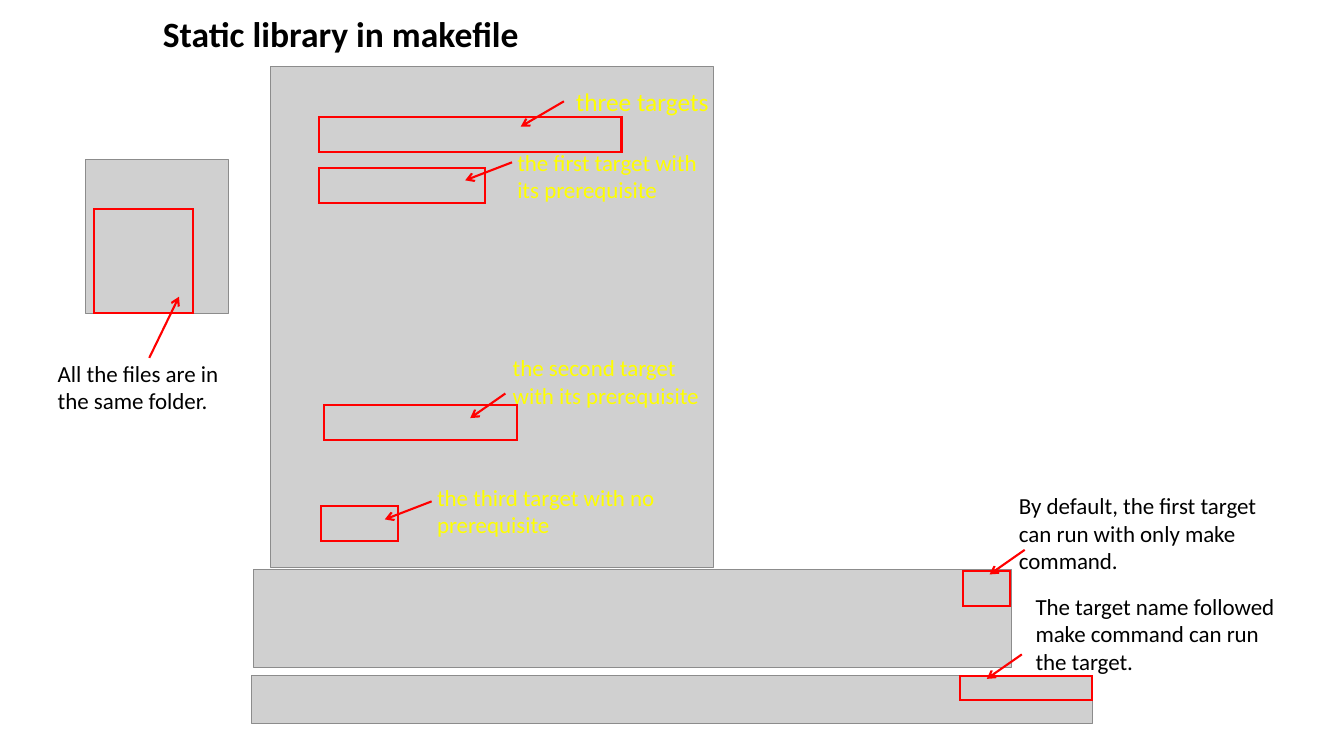
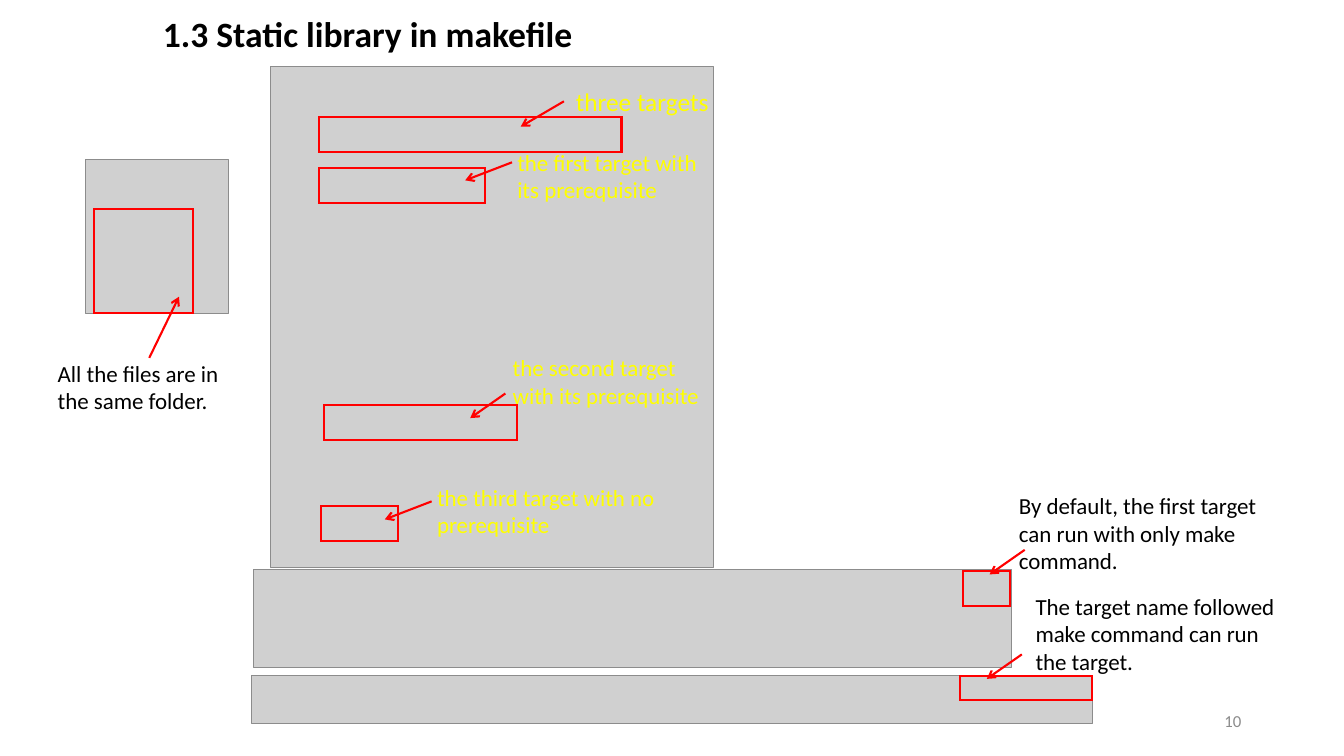
Before and after one commit to ShiqiYu/CPP, a slide deck: slide 10 of week06/Lab06.pptx (slide 9 before the commit). Drawn at 1344x756 pixels with LibreOffice and Linux fonts; fonts in the diff are those of the drawing; grey boxes stand for pictures; background and template pictures are left out. Boxes give left, top, right and bottom in pixels: in the first picture for what was removed or moved away, otherwise in the second. Text is boxed around its words. In the diff, an @@ line names an element or a change of style, - is before the commit and + after.

```diff
--- a/week06/Lab06.pptx
+++ b/week06/Lab06.pptx
@@ text at <box>163,22,573,53</box>: text changed @@
-Static library in makefile
+1.3 Static library in makefile
@@ page number added at <box>1224,716,1241,727</box>, 12 pt, text #8C8C8C @@
+10
```
Also in this commit, not shown: 18 other slides changed, 6 slides added, 3 other files.
